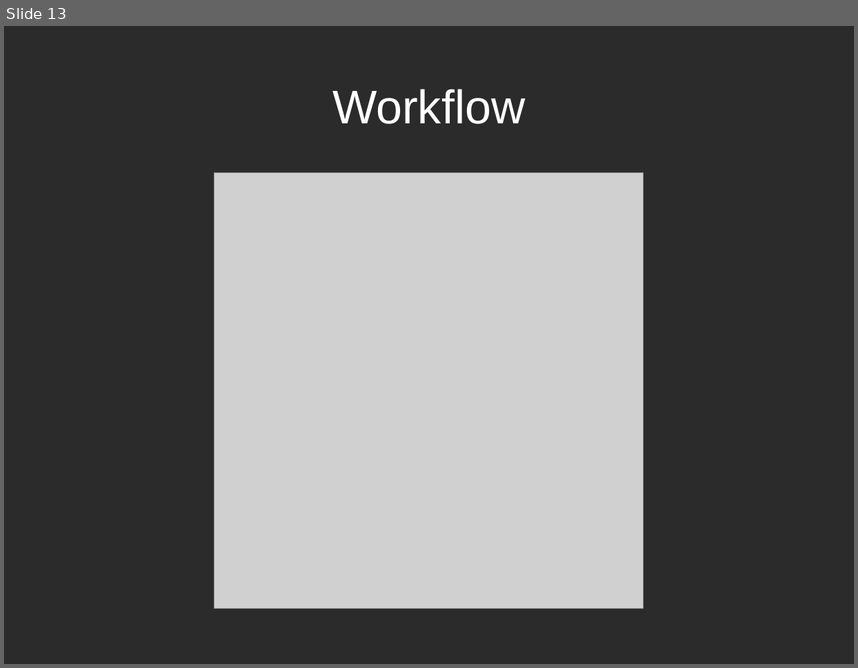
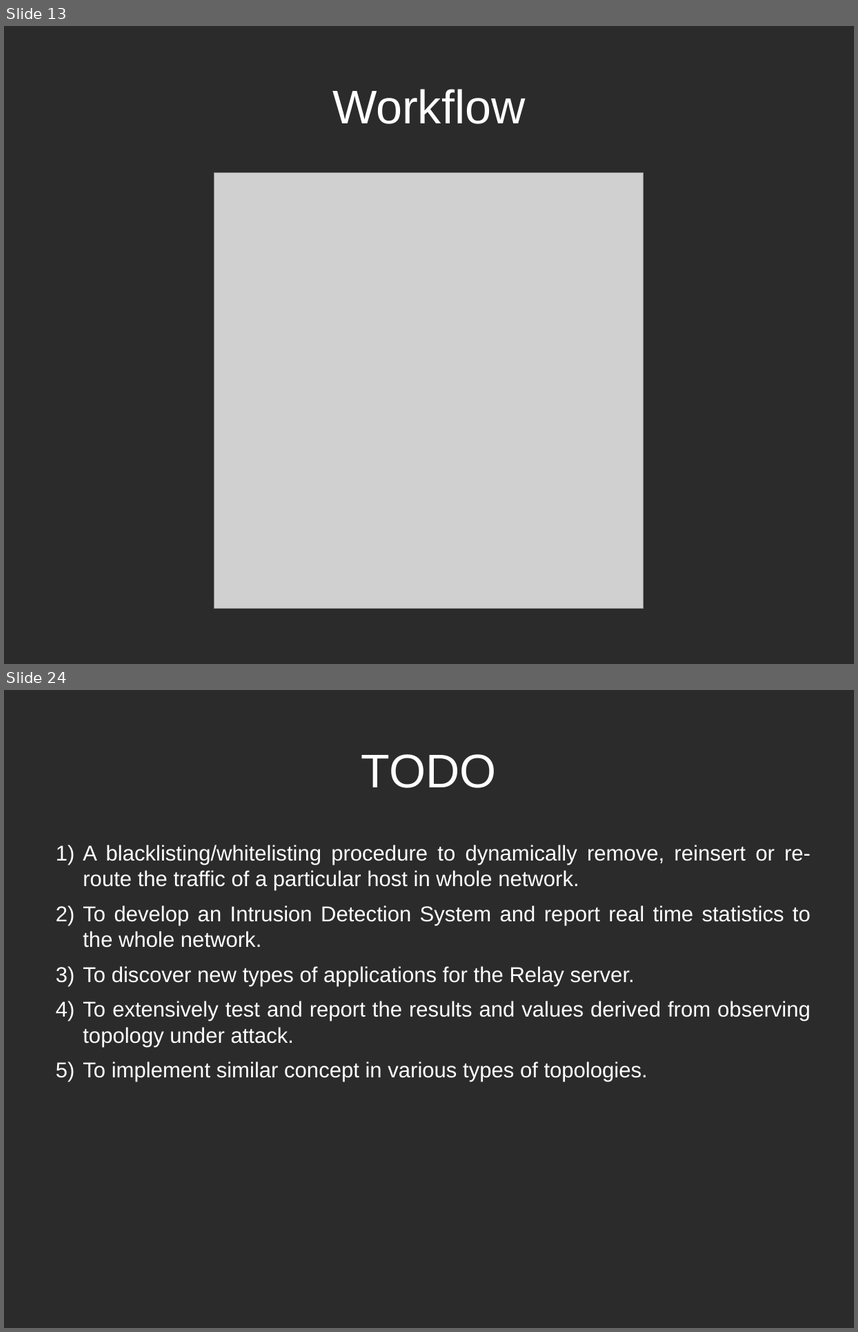
Before and after one commit to r0ck3r008/sdn-proj, a slide deck: reviews/SDN presentation.odp. Shown one above the other, each under a label of ours: slide 13 before the commit, slides 13 and 24 after it; the slides between them are not shown. The pictures are 858x668 and 858x1332 pixels, drawn with LibreOffice and Linux fonts; fonts in the diff are those of the drawing; grey boxes stand for pictures; background and template pictures are left out; a plain dark background stands for a picture behind light text. Boxes give left, top, right and bottom in pixels: in the first picture for what was removed or moved away, otherwise in the second. Text is boxed around its words. In the diff, an @@ line names an element or a change of style, - is before the commit and + after.

```diff
--- a/reviews/SDN presentation.odp
+++ b/reviews/SDN presentation.odp
@@ slide 24 added at <box>4,690,854,1328</box>, background picture (left out) @@
@@ title added at <box>361,754,497,788</box>, 44 pt, text #FFFFFF @@
+TODO
@@ text added at <box>83,845,811,1082</box>, 20 pt, text #FFFFFF @@
+1) A blacklisting/whitelisting procedure to dynamically remove, reinsert or re-route the traffic of a particular host in whole network.
+2) To develop an Intrusion Detection System and report real time statistics to the whole network.
+3) To discover new types of applications for the Relay server.
+4) To extensively test and report the results and values derived from observing topology under attack.
+5) To implement similar concept in various types of topologies.
```
Also in this commit, not shown: 4 slides changed, 9 other slides added, 1 other file.
